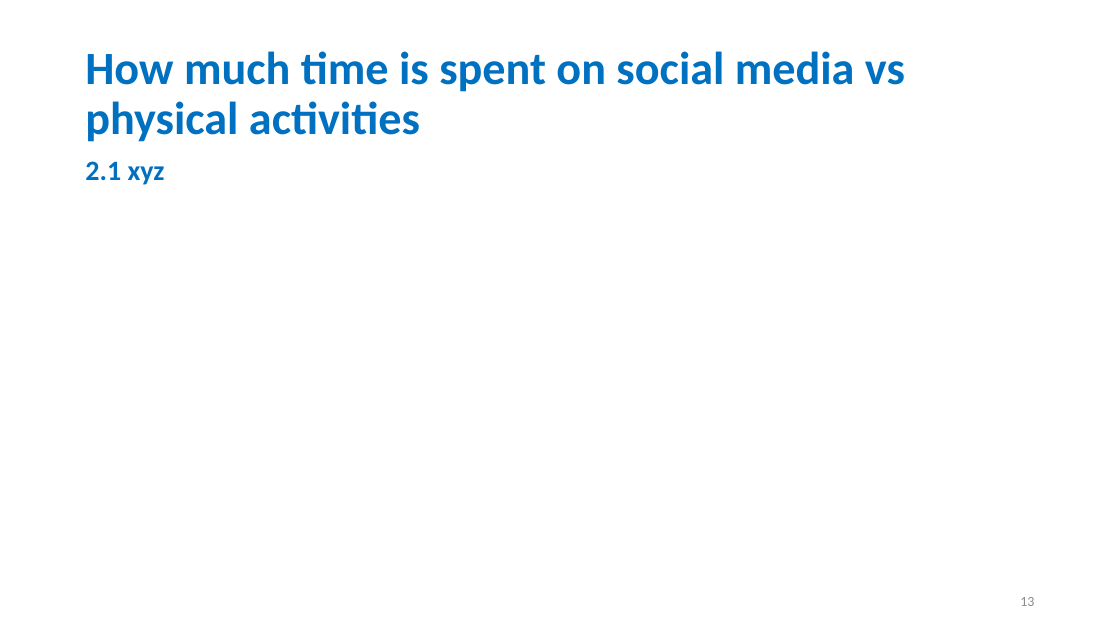
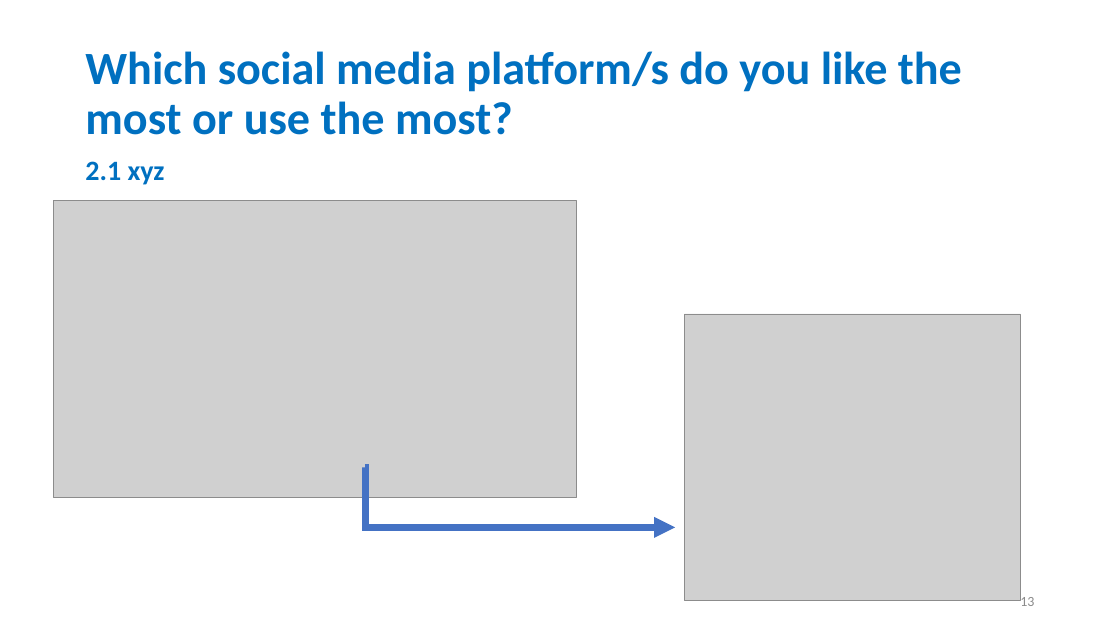
Before and after one commit to stephen823/Group_Project_1-How-Does-Social-Media-Impact-Our-Live, a slide deck: slide 13 of 002 - Deliverables/Social_Media_v0.01.pptx. Drawn at 1120x630 pixels with LibreOffice and Linux fonts; fonts in the diff are those of the drawing; grey boxes stand for pictures. Boxes give left, top, right and bottom in pixels: in the first picture for what was removed or moved away, otherwise in the second. Text is boxed around its words. In the diff, an @@ line names an element or a change of style, - is before the commit and + after.

Commit message:
updated presentation

```diff
--- a/002 - Deliverables/Social_Media_v0.01.pptx
+++ b/002 - Deliverables/Social_Media_v0.01.pptx
@@ title at (85,51,962,135): text changed @@
-How much time is spent on social media vs physical activities
+Which social media platform/s do you like the most or use the most?
@@ picture added at (54,201,577,497) @@
@@ picture added at (685,314,1021,601) @@
@@ elbow arrow added from (365, 468) to (676, 528), #4472C4 6 pt @@
```
Also in this commit, not shown: 1 other slide changed, 2 other files.
